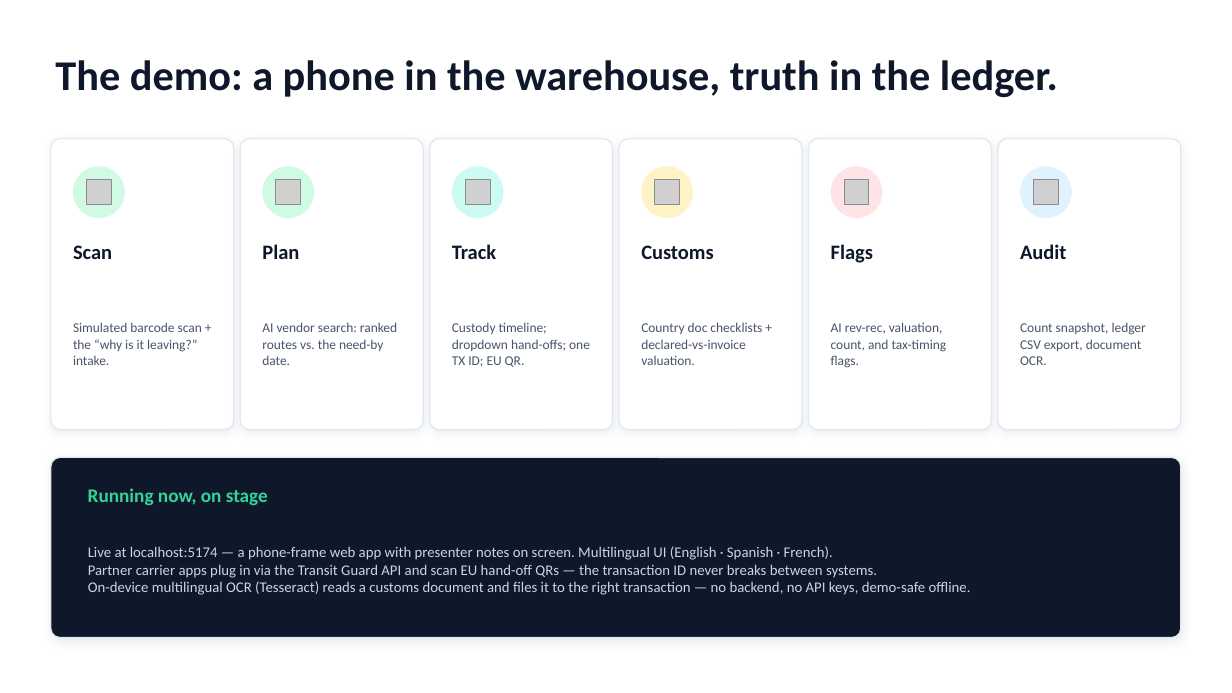
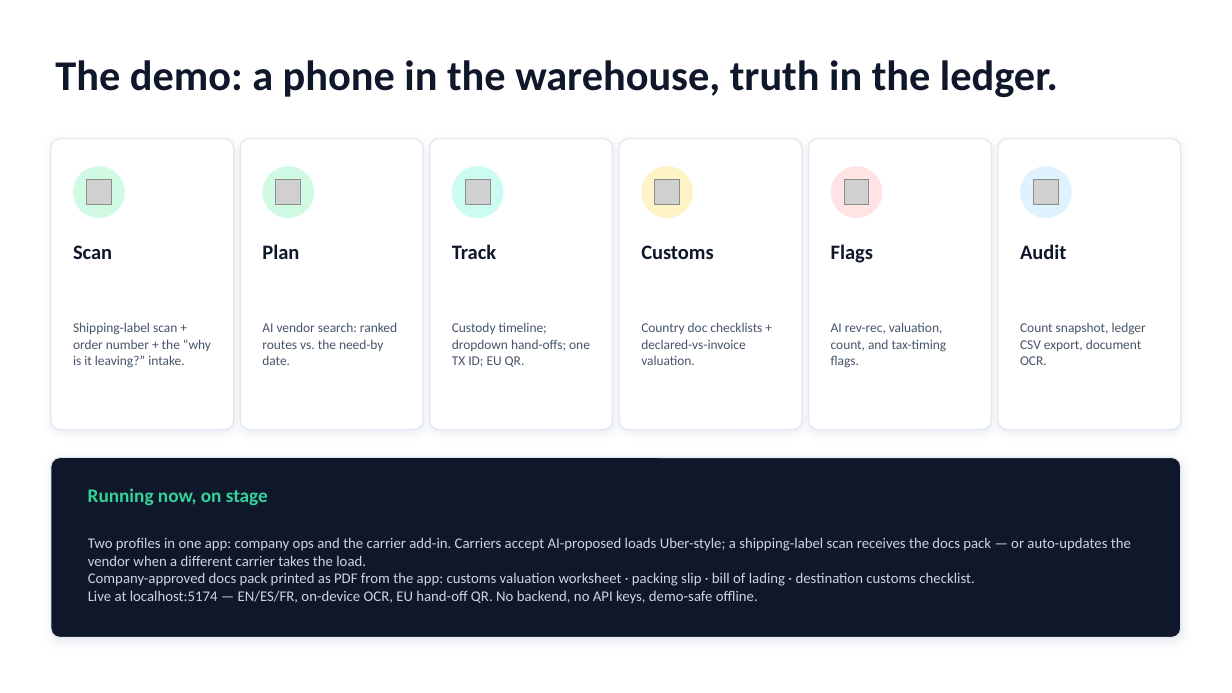
Before and after one commit to jessiesfaith/transit-guard, a slide deck: slide 5 of deck/Transit_Guard_Pitch.pptx. Drawn at 1232x693 pixels with LibreOffice and Linux fonts; fonts in the diff are those of the drawing; grey boxes stand for pictures. Boxes give left, top, right and bottom in pixels: in the first picture for what was removed or moved away, otherwise in the second. Text is boxed around its words. In the diff, an @@ line names an element or a change of style, - is before the commit and + after.

```diff
--- a/deck/Transit_Guard_Pitch.pptx
+++ b/deck/Transit_Guard_Pitch.pptx
@@ text at (73, 322, 211, 368): text changed @@
-Simulated barcode scan + the “why is it leaving?” intake.
+Shipping-label scan + order number + the “why is it leaving?” intake.
@@ text at (88, 537, 1131, 604): text changed @@
-Live at localhost:5174 — a phone-frame web app with presenter notes on screen. Multilingual UI (English · Spanish · French).
-Partner carrier apps plug in via the Transit Guard API and scan EU hand-off QRs — the transaction ID never breaks between systems.
-On-device multilingual OCR (Tesseract) reads a customs document and files it to the right transaction — no backend, no API keys, demo-safe offline.
+Two profiles in one app: company ops and the carrier add-in. Carriers accept AI-proposed loads Uber-style; a shipping-label scan receives the docs pack — or auto-updates the vendor when a different carrier takes the load.
+Company-approved docs pack printed as PDF from the app: customs valuation worksheet · packing slip · bill of lading · destination customs checklist.
+Live at localhost:5174 — EN/ES/FR, on-device OCR, EU hand-off QR. No backend, no API keys, demo-safe offline.
```
Also in this commit, not shown: 1 other slide changed, 1 slide added, 14 other files.
